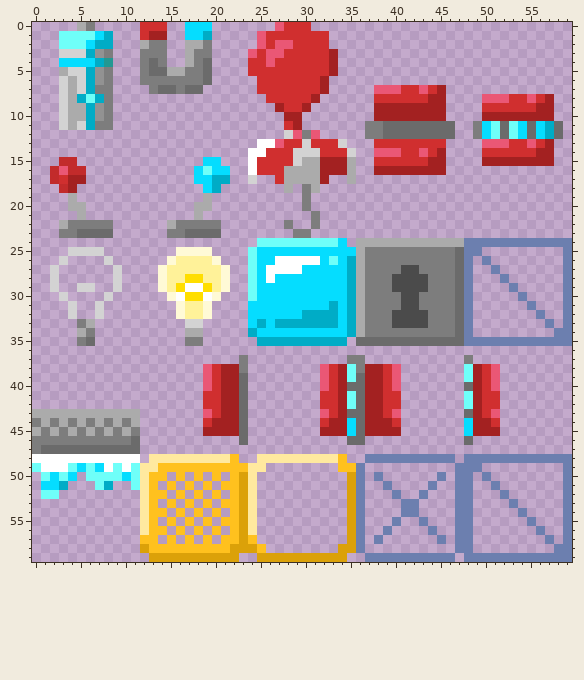
Two versions of one pixel-art sprite, Games/Dobbsworks/images/gadgets/misc.png. This is how it looked before the edit.
The file is 60x60 pixels.
Now the later version:
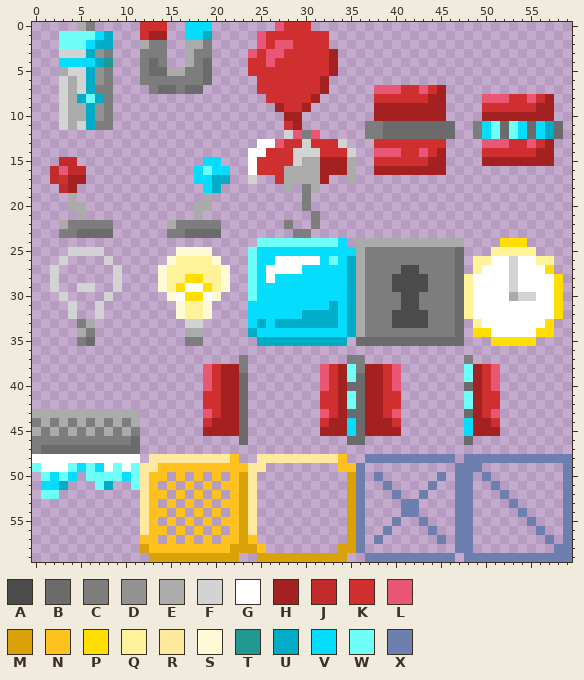
Palette (. is transparent): A #4b4b4b  B #6b6b6b  C #7d7d7d  D #929292  E #ababab  F #d3d3d3  G #ffffff  H #a32121  J #c22b2b  K #d02f2f  L #ea5775  M #dba109  N #ffc11e  P #ffde00  Q #fff299  R #ffe99f  S #fffad6  T #229892  U #00acc6  V #05ddff  W #6ffff9  X #6c7faf
From old to new:
Changed rows in their new state; - is an unchanged pixel.
first column x 48:
24 ....PPP.....
25 ..-QQQQQ---.
26 .QQGGFGGQQ-.
27 .QGGGFGGGP-.
28 QGGGGFGGGGP.
29 QGGGGFGGGGP.
30 QGGGGEFFGGP.
31 QGGGGGGGGGP.
32 QGGGGGGGGGP.
33 .QGGGGGGGP-.
34 .PPGGGGGPP..
35 ...PPPPP....
Where, in picture pixels (left, top, right, bottom), the same in both pictures:
changed: (464, 238, 572, 346)
